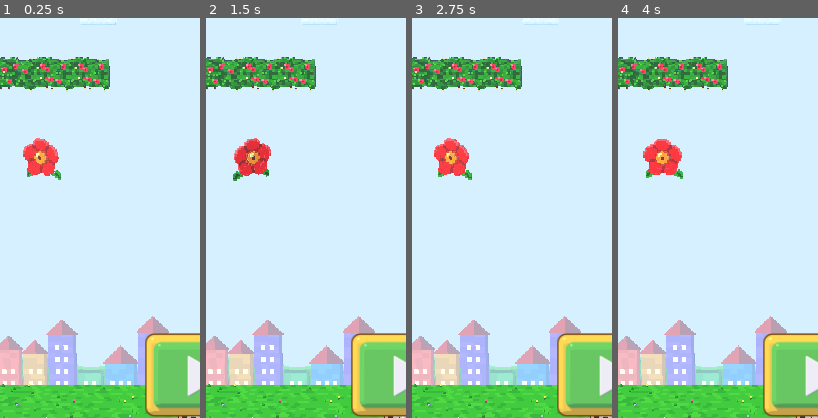
Above: before the commit, frames 1-4 (left to right).
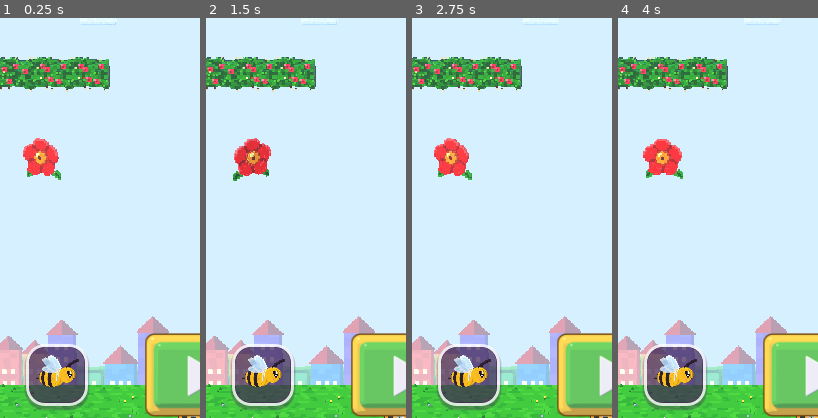
Above: after the commit, the same moments.

Repository: costanoy/bee-bee
Game: Godot game, scene res://scenes/main.tscn
Two runs of this game, one before a commit and one after it. Both use one fixed random seed, a clock stepped at 60 frames per second and the inputs below.
Inputs (mouse positions are % of the whole screen's width and height, from its top left):
- Up to frame 1 (0.25 s): no input
- Up to frame 2 (1.5 s): move the mouse to (72, 45) at 0.52 s; click (72, 45) at 0.67 s; move the mouse to (30, 55) at 1.27 s; click (30, 55) at 1.42 s
- Up to frame 3 (2.75 s): move the mouse to (60, 28) at 2.02 s; click (60, 28) at 2.17 s
- Up to frame 4 (4 s): move the mouse to (45, 70) at 2.77 s; click (45, 70) at 2.92 s; move the mouse to (80, 65) at 3.52 s; click (80, 65) at 3.67 s
The pictures show only the part of the screen within x 0-50%, y 43-93%; the shares and areas given below are measured in that part.

The runs differ from the first frame. In frame 1, 4.8% of the frame differs, in the area x 12-45%, y 81-98%; in frame 2, 4.8%; in frame 3, 4.8%; in frame 4, 4.8%.

Commit message:
Silver bee in the game: bee menu, unlock notice, smaller and faster
The silver chrome bee is now playable. A bee menu ("Choose your bee")
opens from a button on the start and game-over screens; it is there
from the first launch, with the silver bee shown as a locked silhouette
until score 300. Reaching 300 for the first time shows a "Silver Bee
unlocked!" banner. Each bee has its own size and sideways speed
(BEE_SKINS in main.gd): the silver one is 0.8x the size, hitbox
included, and 1.15x as fast, marked TEST. Obstacle and edge checks now
use the bee's own radius instead of a constant. The unlock is only
announced once ever: sky.gd re-emits it every session.

The menu icons are rendered from the bee models by
tools/godot/render_bee_icons.gd, so they match what the game draws.

Co-Authored-By: Claude Opus 5.5 <noreply@anthropic.com>

Diff:
--- a/scripts/bee.gd
+++ b/scripts/bee.gd
@@ -15,6 +15,13 @@
 
 var facing := 1  # 1 = right, -1 = left
 var physics_enabled := false
+# Per-skin size and sideways speed (see main.gd BEE_SKINS); the constants
+# above are the normal bee's.
+var radius := BEE_R
+var h_speed := H_SPEED
+var _circle: CircleShape2D
+var _flap_scale_base: float
+var _dead_scale_base: float
 
 var sprite: AnimatedSprite2D
 
@@ -49,9 +56,9 @@
 
 func _ready() -> void:
 	var shape := CollisionShape2D.new()
-	var circle := CircleShape2D.new()
-	circle.radius = BEE_R
-	shape.shape = circle
+	_circle = CircleShape2D.new()
+	_circle.radius = radius
+	shape.shape = _circle
 	add_child(shape)
 
 	var visual_span := BEE_R * 2.6
@@ -107,6 +114,20 @@
 
 	sprite.scale = Vector2.ONE * flap_scale_mag
 	PixelArt.apply_filter(sprite, flap_is_pixel)
+	_flap_scale_base = flap_scale_mag
+	_dead_scale_base = dead_scale_mag
+
+
+# `size` scales the bee (hitbox and sprite) and `speed` its sideways speed,
+# both relative to the normal bee.
+func apply_skin(size: float, speed: float) -> void:
+	radius = BEE_R * size
+	h_speed = H_SPEED * speed
+	_circle.radius = radius
+	flap_scale_mag = _flap_scale_base * size
+	dead_scale_mag = _dead_scale_base * size
+	var mag := dead_scale_mag if sprite.animation == "dead" else flap_scale_mag
+	sprite.scale = Vector2(mag * -facing, mag)
 
 
 # bee_flap_0..n-1 from `source`, or empty unless every frame exists.
@@ -142,11 +163,11 @@
 
 	move_and_slide()
 
-	if position.x < BEE_R:
-		position.x = BEE_R
+	if position.x < radius:
+		position.x = radius
 		velocity.x = abs(velocity.x) * 0.4
-	elif position.x > SCREEN_W - BEE_R:
-		position.x = SCREEN_W - BEE_R
+	elif position.x > SCREEN_W - radius:
+		position.x = SCREEN_W - radius
 		velocity.x = -abs(velocity.x) * 0.4
 
 	# Sideways lean from the prototype (validated, keep as-is) plus an extra
@@ -160,7 +181,7 @@
 
 func flap(direction: int) -> void:
 	velocity.y = FLAP_VELOCITY
-	velocity.x = direction * H_SPEED
+	velocity.x = direction * h_speed
 	facing = direction
 	# the flap art faces left natively (unflipped) — mirror it to face right.
 	sprite.scale = Vector2(flap_scale_mag * -facing, flap_scale_mag)
--- a/scripts/main.gd
+++ b/scripts/main.gd
@@ -21,7 +21,19 @@
 # TEST — shortened from 50 so every run gets tense sooner; top speed and
 # narrowest gap are unchanged, they're just reached earlier.
 const DIFFICULTY_RAMP_TIME := 35.0
-const BEE_R := 16.0
+# The bees the player can fly, in menu order. `size` (hitbox and model) and
+# `speed` (sideways speed) are relative to the normal bee; `glow` draws the
+# model unshaded.
+# TEST — the silver bee is smaller and faster, asked for together with the
+# skin. size 1.0 / speed 1.0 would make it a purely cosmetic skin again.
+const BEE_SKINS := {
+	"normal": {"name": "Bee", "trait": "The classic", "model": "bee", "icon": "res://art/ui/bee_normal.png",
+			"size": 1.0, "speed": 1.0, "glow": false},
+	"shining": {"name": "Silver Bee", "trait": "Smaller & faster", "model": "bee_shining",
+			"icon": "res://art/ui/bee_silver.png", "size": 0.8, "speed": 1.15, "glow": true},
+}
+const BEE_ORDER := ["normal", "shining"]
+const GOLD := Color(1, 0.82, 0.18)
 # Widest sideways distance, at max difficulty, between a gap and the next
 # flower or between a flower and the next gap (see _spawn_row).
 const MAX_LEG_HARD := 200.0
@@ -73,7 +85,7 @@
 # TEST — a "near miss" cue (screen shake + whoosh) when the bee grazes past
 # a gap edge within this many px without hitting it, requested to see if
 # that close-call thrill makes the game more addictive. Margin is on top
-# of BEE_R, i.e. how much closer than "just barely fits" still counts.
+# of the bee's radius, i.e. how much closer than "just barely fits" still counts.
 const NEAR_MISS_MARGIN := 8.0
 const CAMERA_SHAKE_DURATION := 0.18
 const CAMERA_SHAKE_MAGNITUDE := 4.0
@@ -223,6 +235,12 @@
 var pause_screen: Control
 var music_note: Control
 var music_slash: Control
+var view3d: Node3D
+var applied_bee_skin := ""
+var bee_menu: Control
+var bee_notice: Control
+var bee_cards := {}                      # skin id -> its card's nodes in the bee menu
+var bee_button_icons: Array[TextureRect] = []
 
 
 func _ready() -> void:
@@ -289,6 +307,8 @@
 		var view := View3DScript.new()
 		add_child(view)
 		view.setup(self)
+		view3d = view
+		_apply_bee_skin()
 		visible = false
 		sky.layer.visible = false
 
@@ -323,7 +343,10 @@
 				State.PAUSED:
 					_on_resume_pressed()
 				State.START, State.GAMEOVER:
-					get_tree().quit()
+					if bee_menu.visible:
+						_on_bee_menu_closed()
+					else:
+						get_tree().quit()
 
 
 # ------------------------------------------------------------------
@@ -399,7 +422,8 @@
 	ground_sprite.position = Vector2(0.0, ground_y - GROUND_GRASS_Y0 * ground_scale)
 	add_child(ground_sprite)
 
-	bee.reset_bee(Vector2(SCREEN_W / 2.0, ground_y - BEE_R))
+	_apply_bee_skin()
+	bee.reset_bee(Vector2(SCREEN_W / 2.0, ground_y - bee.radius))
 	world_moving = false
 	scrolling_started = false
 	launch_timer = 0.0
@@ -666,15 +690,15 @@
 	for o in obstacles:
 		var band_top: float = o.position.y
 		var band_bottom: float = band_top + ObstacleScript.THICK
-		var in_band: bool = bee.position.y + BEE_R >= band_top and bee.position.y - BEE_R <= band_bottom
+		var in_band: bool = bee.position.y + bee.radius >= band_top and bee.position.y - bee.radius <= band_bottom
 		if in_band:
 			var gap_left: float = o.gap_x - o.gap_width / 2.0
 			var gap_right: float = o.gap_x + o.gap_width / 2.0
 			var clearance := INF
 			if gap_left > 0.0:
-				clearance = _circle_rect_clearance(bee.position, BEE_R, Vector2(0.0, band_top), Vector2(gap_left, band_bottom))
+				clearance = _circle_rect_clearance(bee.position, bee.radius, Vector2(0.0, band_top), Vector2(gap_left, band_bottom))
 			if gap_right < SCREEN_W:
-				clearance = min(clearance, _circle_rect_clearance(bee.position, BEE_R, Vector2(gap_right, band_top), Vector2(SCREEN_W, band_bottom)))
+				clearance = min(clearance, _circle_rect_clearance(bee.position, bee.radius, Vector2(gap_right, band_top), Vector2(SCREEN_W, band_bottom)))
 			if clearance < 0.0:
 				_trigger_game_over()
 				return
@@ -685,7 +709,7 @@
 			o.near_miss_checked = true
 			_trigger_near_miss()
 
-	if time_since_first_flap >= FALL_DEATH_GRACE and bee.position.y - BEE_R > screen_bottom:
+	if time_since_first_flap >= FALL_DEATH_GRACE and bee.position.y - bee.radius > screen_bottom:
 		_trigger_game_over()
 
 
@@ -711,7 +735,7 @@
 
 func _update_dying(delta: float) -> void:
 	dying_timer += delta
-	if bee.position.y - BEE_R > camera_y + screen_h or dying_timer > DEATH_FALL_TIME:
+	if bee.position.y - bee.radius > camera_y + screen_h or dying_timer > DEATH_FALL_TIME:
 		_end_game()
 
 
@@ -965,8 +989,102 @@
 
 
 func _on_shining_bee_unlock_requested() -> void:
+	# sky.gd asks again every session (its own flag isn't saved); only the
+	# first time ever is news.
+	if SaveData.shining_bee_unlocked:
+		return
 	SaveData.shining_bee_unlocked = true
 	SaveData.save_data()
+	_refresh_bee_menu()
+	_show_bee_notice()
+
+
+# ------------------------------------------------------------------
+# Bee skins
+# ------------------------------------------------------------------
+
+func _current_bee_skin() -> String:
+	var id: String = SaveData.selected_bee
+	if not BEE_SKINS.has(id) or (id == "shining" and not SaveData.shining_bee_unlocked):
+		return "normal"
+	return id
+
+
+func _apply_bee_skin() -> void:
+	var id := _current_bee_skin()
+	var skin: Dictionary = BEE_SKINS[id]
+	bee.apply_skin(skin["size"], skin["speed"])
+	if view3d and applied_bee_skin != id:
+		applied_bee_skin = id
+		view3d.set_bee_skin(skin["model"], skin["size"], skin["glow"])
+	# a bee waiting on the ground keeps its feet on the grass at its new size
+	if state == State.START and not world_moving:
+		bee.position.y = -bee.radius
+
+
+func _show_bee_notice() -> void:
+	_play_sfx(SFX_RECORD, SFX_RECORD_DB)
+	bee_notice.visible = true
+	bee_notice.modulate.a = 0.0
+	# Bound to the notice itself so it keeps running if the run gets paused.
+	var tw := bee_notice.create_tween()
+	tw.tween_property(bee_notice, "modulate:a", 1.0, 0.25)
+	tw.tween_interval(3.2)
+	tw.tween_property(bee_notice, "modulate:a", 0.0, 0.6)
+	tw.tween_callback(func(): bee_notice.visible = false)
+
+
+func _on_bee_menu_pressed() -> void:
+	if state != State.START and state != State.GAMEOVER:
+		return
+	_refresh_bee_menu()
+	# The screen it opened from steps aside: its logo or score would
+	# otherwise sit right behind the menu's title and cards.
+	start_screen.visible = false
+	game_over_screen.visible = false
+	bee_menu.visible = true
+
+
+func _on_bee_menu_closed() -> void:
+	bee_menu.visible = false
+	start_screen.visible = state == State.START
+	game_over_screen.visible = state == State.GAMEOVER
+
+
+func _on_bee_card_pressed(id: String) -> void:
+	if id == "shining" and not SaveData.shining_bee_unlocked:
+		return
+	if SaveData.selected_bee != id:
+		SaveData.selected_bee = id
+		SaveData.save_data()
+		_apply_bee_skin()
+	_refresh_bee_menu()
+
+
+func _refresh_bee_menu() -> void:
+	var current := _current_bee_skin()
+	for id in bee_cards:
+		var card: Dictionary = bee_cards[id]
+		var locked: bool = id == "shining" and not SaveData.shining_bee_unlocked
+		var selected: bool = id == current
+		var style := StyleBoxFlat.new()
+		style.bg_color = Color(UI_INK, 0.84)
+		style.set_corner_radius_all(18)
+		style.set_border_width_all(4 if selected else 3)
+		style.border_color = GOLD if selected else Color(1, 1, 1, 0.4 if locked else 0.8)
+		for s in ["normal", "hover", "pressed"]:
+			card["button"].add_theme_stylebox_override(s, style)
+		# a locked bee shows as a dark silhouette
+		card["icon"].modulate = Color(0.08, 0.06, 0.14, 0.85) if locked else Color.WHITE
+		card["trait"].text = "?" if locked else BEE_SKINS[id]["trait"]
+		var status: Label = card["status"]
+		if locked:
+			status.text = "Score %d to unlock" % SkyScript.SHINING_BEE_SCORE
+		else:
+			status.text = "Selected" if selected else "Tap to select"
+		status.add_theme_color_override("font_color", GOLD if selected else Color(1, 1, 1, 0.85))
+	for icon in bee_button_icons:
+		icon.texture = load(BEE_SKINS[current]["icon"])
 
 
 # ------------------------------------------------------------------
@@ -1075,6 +1193,14 @@
 
 	game_over_screen = _build_game_over_screen()
 	ui_layer.add_child(game_over_screen)
+
+	bee_notice = _build_bee_notice()
+	ui_layer.add_child(bee_notice)
+
+	# last, so it opens over the start and game-over screens
+	bee_menu = _build_bee_menu()
+	ui_layer.add_child(bee_menu)
+	_refresh_bee_menu()
 
 
 func _make_label(text: String, font_size: int, color: Color) -> Label:
@@ -1170,7 +1296,122 @@
 	_add_press_feedback(play_button)
 	screen.add_child(play_button)
 
+	var bee_button := _make_bee_button()
+	bee_button.position = Vector2(26, play_button.position.y + (play_button.size.y - bee_button.size.y) / 2.0)
+	screen.add_child(bee_button)
+
 	return screen
+
+
+# Opens the bee menu; shows the bee currently in use. One sits on the start
+# screen and one on the game-over screen, so a freshly unlocked bee can be
+# picked without restarting the app.
+func _make_bee_button() -> Button:
+	var icon := _make_bee_icon(_current_bee_skin(), 50.0)
+	bee_button_icons.append(icon)
+	var btn := _make_icon_button(icon, 62.0)
+	btn.pressed.connect(_on_bee_menu_pressed)
+	return btn
+
+
+func _make_bee_icon(id: String, side: float) -> TextureRect:
+	var icon := TextureRect.new()
+	icon.texture = load(BEE_SKINS[id]["icon"])
+	icon.mouse_filter = Control.MOUSE_FILTER_IGNORE
+	icon.expand_mode = TextureRect.EXPAND_IGNORE_SIZE
+	icon.stretch_mode = TextureRect.STRETCH_KEEP_ASPECT_CENTERED
+	icon.size = Vector2(side, side)
+	return icon
+
+
+func _build_bee_menu() -> Control:
+	var screen := Control.new()
+	screen.set_anchors_preset(Control.PRESET_FULL_RECT)
+	screen.visible = false
+
+	var dim := ColorRect.new()
+	dim.color = Color(0, 0, 0, 0.55)
+	dim.set_anchors_preset(Control.PRESET_FULL_RECT)
+	dim.mouse_filter = Control.MOUSE_FILTER_STOP
+	screen.add_child(dim)
+
+	var top := screen_h * 0.2
+	var title := _make_label("Choose your bee", 24, Color.WHITE)
+	title.horizontal_alignment = HORIZONTAL_ALIGNMENT_CENTER
+	title.position = Vector2(0, top)
+	title.size = Vector2(SCREEN_W, 44)
+	screen.add_child(title)
+
+	const CARD := Vector2(164, 216)
+	const GAP := 16.0
+	var left := (SCREEN_W - (CARD.x * BEE_ORDER.size() + GAP * (BEE_ORDER.size() - 1))) / 2.0
+	for i in BEE_ORDER.size():
+		var card := _make_bee_card(BEE_ORDER[i], CARD)
+		card.position = Vector2(left + i * (CARD.x + GAP), top + 70)
+		screen.add_child(card)
+
+	var back := _make_text_button("Back")
+	back.position = Vector2(SCREEN_W / 2.0 - 115, top + 70 + CARD.y + 34)
+	back.pressed.connect(_on_bee_menu_closed)
+	screen.add_child(back)
+
+	return screen
+
+
+func _make_bee_card(id: String, card_size: Vector2) -> Button:
+	var btn := Button.new()
+	btn.focus_mode = Control.FOCUS_NONE
+	btn.custom_minimum_size = card_size
+	btn.size = card_size
+	btn.pressed.connect(_on_bee_card_pressed.bind(id))
+	_add_tap_sound(btn)
+
+	var icon := _make_bee_icon(id, 132.0)
+	icon.position = Vector2((card_size.x - 132.0) / 2.0, 8)
+	btn.add_child(icon)
+
+	var rows := {}
+	for row in [["name", BEE_SKINS[id]["name"], 16, 140.0], ["trait", "", 11, 164.0], ["status", "", 12, 186.0]]:
+		var label := _make_label(row[1], row[2], Color.WHITE if row[0] == "name" else Color(1, 1, 1, 0.75))
+		label.horizontal_alignment = HORIZONTAL_ALIGNMENT_CENTER
+		label.position = Vector2(0, row[3])
+		label.size = Vector2(card_size.x, 22)
+		btn.add_child(label)
+		rows[row[0]] = label
+
+	bee_cards[id] = {"button": btn, "icon": icon, "trait": rows["trait"], "status": rows["status"]}
+	return btn
+
+
+# A banner for the moment the silver bee is won (score 300, first time ever).
+func _build_bee_notice() -> Control:
+	var panel := Panel.new()
+	panel.mouse_filter = Control.MOUSE_FILTER_IGNORE
+	panel.size = Vector2(300, 68)
+	panel.position = Vector2((SCREEN_W - panel.size.x) / 2.0, 172)
+	panel.visible = false
+	var style := StyleBoxFlat.new()
+	style.bg_color = Color(UI_INK, 0.88)
+	style.set_corner_radius_all(16)
+	style.set_border_width_all(3)
+	style.border_color = GOLD
+	panel.add_theme_stylebox_override("panel", style)
+
+	var icon := _make_bee_icon("shining", 60.0)
+	icon.position = Vector2(8, 4)
+	panel.add_child(icon)
+
+	var title := _make_label("Silver Bee unlocked!", 16, GOLD)
+	title.position = Vector2(74, 9)
+	title.size = Vector2(220, 26)
+	panel.add_child(title)
+
+	var hint := _make_label("Pick it in the bee menu", 11, Color(1, 1, 1, 0.9))
+	hint.position = Vector2(74, 38)
+	hint.size = Vector2(220, 20)
+	panel.add_child(hint)
+
+	return panel
 
 
 func _build_pause_screen() -> Control:
@@ -1317,6 +1558,10 @@
 	restart_button.pressed.connect(_on_restart_pressed)
 	screen.add_child(restart_button)
 
+	var bee_button := _make_bee_button()
+	bee_button.position = Vector2(14, restart_button.position.y + 2)
+	screen.add_child(bee_button)
+
 	return screen
 
 
--- a/scripts/view3d.gd
+++ b/scripts/view3d.gd
@@ -21,6 +21,7 @@
 const HEDGE_TILE_W := 0.96
 var voxel := {
 	"bee": "bee_voxel",
+	"bee_shining": "bee_voxel_shining",
 	"flower_red": "flower_voxel_red",
 	"flower_yellow": "flower_voxel_yellow",
 	"flower_blue": "flower_voxel_blue",
@@ -54,6 +55,7 @@
 var hedge_seg_w := HEDGE_TILE_W
 var flower_scale := FLOWER_SCALE
 var bee3d: Node3D
+var bee_scale := BEE_SCALE
 var wing_l: Node3D
 var wing_r: Node3D
 var dead_eyes: Node3D
@@ -72,7 +74,7 @@
 
 func setup(p_main: Node2D) -> void:
 	main = p_main
-	for f in ["bee", "hedge_voxel_a", "hedge_voxel_b", "hedge_voxel_c", "flower_red", "flower_yellow", "flower_blue",
+	for f in ["bee", "bee_shining", "hedge_voxel_a", "hedge_voxel_b", "hedge_voxel_c", "flower_red", "flower_yellow", "flower_blue",
 			"cloud_voxel_a", "cloud_voxel_b", "cloud_voxel_c", "gull", "moon", "jupiter", "ufo", "ground",
 			"tree_voxel_round_a", "tree_voxel_round_b", "tree_voxel_round_c",
 			"tree_voxel_pine_a", "tree_voxel_pine_b", "tree_voxel_pine_c",
@@ -521,9 +523,21 @@
 
 
 # ------------------------------------------------------------------ bee
-func _build_bee() -> void:
-	bee3d = spawn("bee")
-	bee3d.scale = Vector3.ONE * BEE_SCALE
+# Swaps the bee for another skin (main.gd BEE_SKINS): `model` is its slot in
+# `models`, `size` scales it against the normal bee, `glow` draws it unshaded.
+func set_bee_skin(model: String, size: float, glow: bool) -> void:
+	if bee3d:
+		bee3d.queue_free()
+	live_eyes.clear()
+	bee_scale = BEE_SCALE * size
+	_build_bee(model)
+	if glow:
+		_glowing(bee3d)
+
+
+func _build_bee(model := "bee") -> void:
+	bee3d = spawn(model)
+	bee3d.scale = Vector3.ONE * bee_scale
 	wing_l = bee3d.find_child("WingPivotL", true, false)
 	wing_r = bee3d.find_child("WingPivotR", true, false)
 	dead_eyes = bee3d.find_child("DeadEyes", true, false)
@@ -563,9 +577,9 @@
 		var t: float = (b.sprite.frame + b.sprite.frame_progress) / frames
 		wing = 0.25 + sin(t * PI) * 1.55
 		var squash := sin(t * PI) * 0.08
-		bee3d.scale = Vector3(BEE_SCALE * (1.0 + squash), BEE_SCALE * (1.0 - squash), BEE_SCALE)
+		bee3d.scale = Vector3(bee_scale * (1.0 + squash), bee_scale * (1.0 - squash), bee_scale)
 	else:
-		bee3d.scale = Vector3.ONE * BEE_SCALE
+		bee3d.scale = Vector3.ONE * bee_scale
 	wing_l.rotation.x = wing
 	wing_r.rotation.x = -wing
 
--- /dev/null
+++ b/tools/godot/render_bee_icons.gd
@@ -0,0 +1,73 @@
+extends SceneTree
+
+# Renders the bee menu's icons from the bee models, so the menu shows each
+# skin exactly as the game draws it (the silver one unshaded, like in play).
+#
+#   godot --path . --audio-driver Dummy --script tools/godot/render_bee_icons.gd
+#
+# Writes art/ui/bee_normal.png and art/ui/bee_silver.png (256x256,
+# transparent). Run it again whenever a bee model changes, then --import.
+
+const SIZE := 256
+const BEES := [
+	["bee_voxel", "bee_normal", false],
+	["bee_voxel_shining", "bee_silver", true],
+]
+
+
+func _init() -> void:
+	await process_frame
+	for entry in BEES:
+		var sv := SubViewport.new()
+		sv.size = Vector2i(SIZE, SIZE)
+		sv.transparent_bg = true
+		sv.own_world_3d = true
+		sv.msaa_3d = Viewport.MSAA_4X
+		sv.render_target_update_mode = SubViewport.UPDATE_ALWAYS
+		root.add_child(sv)
+
+		var env := Environment.new()
+		env.background_mode = Environment.BG_COLOR
+		env.background_color = Color(0, 0, 0, 0)
+		env.ambient_light_source = Environment.AMBIENT_SOURCE_COLOR
+		env.ambient_light_color = Color(0.86, 0.90, 1.0)
+		env.ambient_light_energy = 0.75
+		var we := WorldEnvironment.new()
+		we.environment = env
+		sv.add_child(we)
+
+		var sun := DirectionalLight3D.new()
+		sun.rotation_degrees = Vector3(-42, -55, 0)      # same angle as the game's
+		sun.light_color = Color(1.0, 0.96, 0.88)
+		sv.add_child(sun)
+
+		var cam := Camera3D.new()
+		cam.projection = Camera3D.PROJECTION_ORTHOGONAL
+		cam.size = 2.05
+		# a little to the front-right and above, so the face and both wings show
+		cam.position = Vector3(0.9, 0.55, 3.0)
+		sv.add_child(cam)
+		cam.look_at(Vector3(0.02, 0.12, 0.0))
+
+		var bee: Node3D = load("res://models/%s.glb" % entry[0]).instantiate()
+		sv.add_child(bee)
+		for n in bee.find_children("DeadEyes", "", true, false):
+			n.visible = false
+		for side in ["L", "R"]:
+			var pivot: Node3D = bee.find_child("WingPivot" + side, true, false)
+			pivot.rotation.x = 0.3 if side == "L" else -0.3
+		for m in bee.find_children("*", "MeshInstance3D", true, false):
+			for i in m.mesh.get_surface_count():
+				var mat: Material = m.mesh.surface_get_material(i)
+				if mat is StandardMaterial3D:
+					mat.vertex_color_use_as_albedo = true
+					if entry[2]:
+						mat.shading_mode = BaseMaterial3D.SHADING_MODE_UNSHADED
+
+		for k in 4:
+			await process_frame
+		var img := sv.get_texture().get_image()
+		img.save_png("res://art/ui/%s.png" % entry[1])
+		print("wrote art/ui/%s.png" % entry[1])
+		sv.queue_free()
+	quit()
Binary file added: art/ui/bee_normal.png
Not shown, added: art/ui/bee_normal.png.import
Binary file added: art/ui/bee_silver.png
Not shown, added: art/ui/bee_silver.png.import
Not shown, changed: CONTEXTO_PROJETO.md
